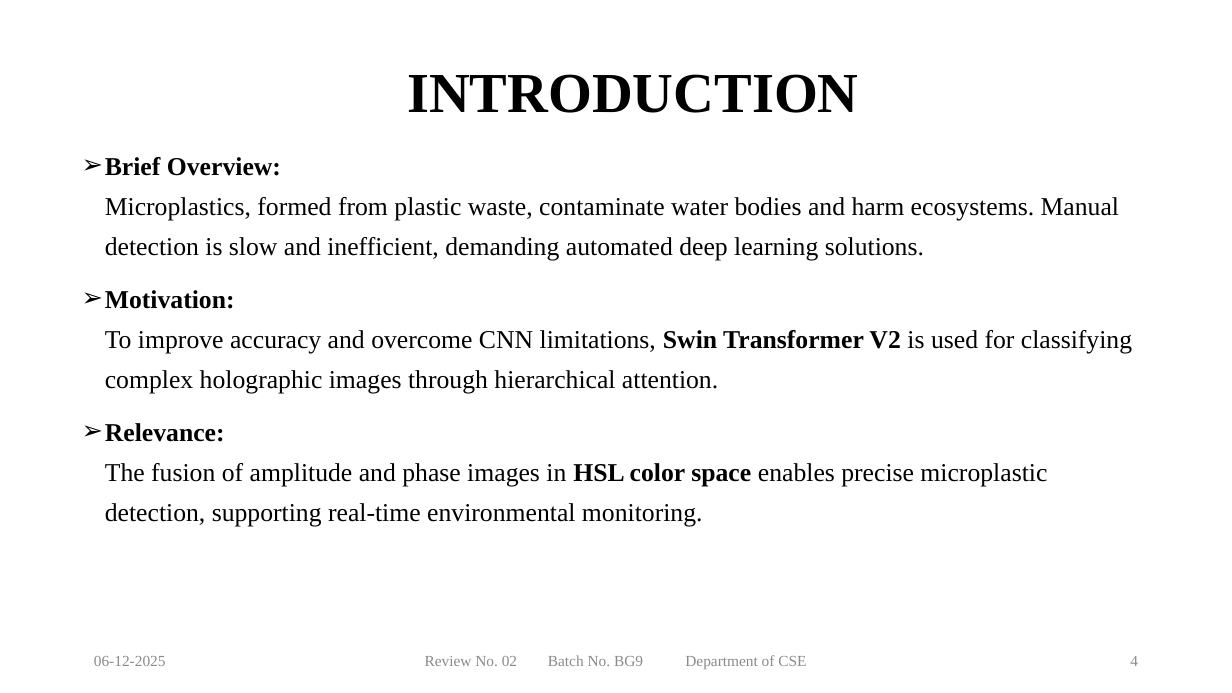
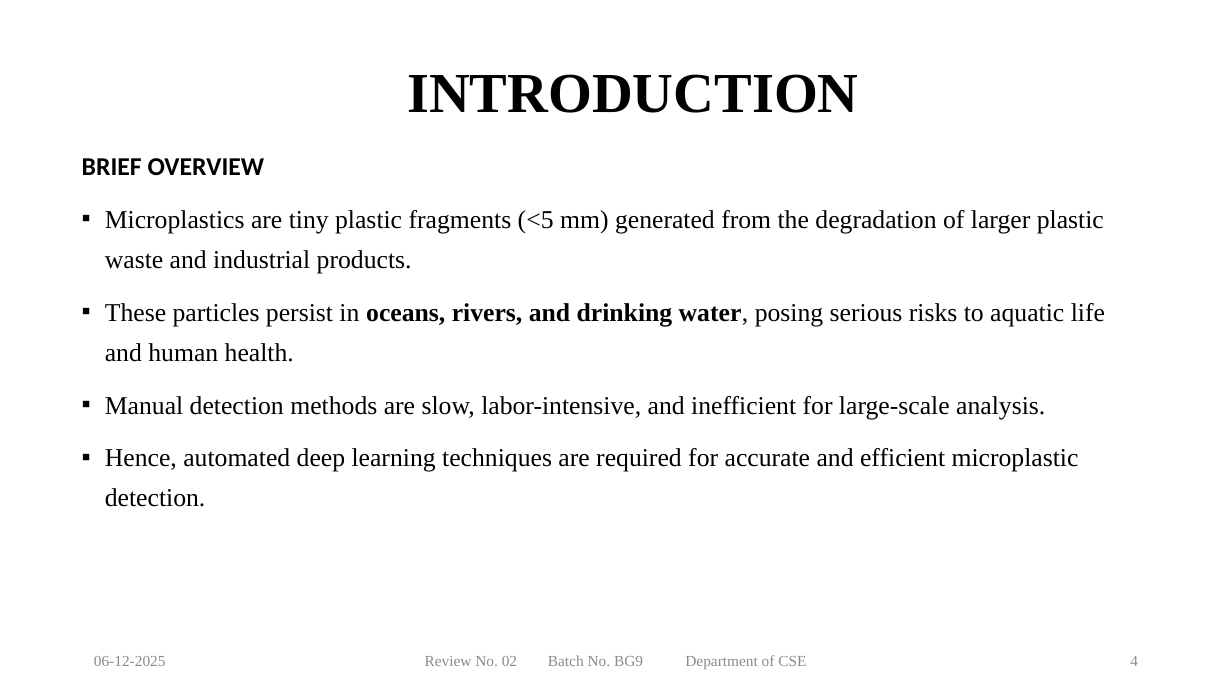
Before and after one commit to NEC-CSE-Projects-2022/BG9, a slide deck: slide 4 of Documents/BG9_PPT.pptx. Drawn at 1232x693 pixels with LibreOffice and Linux fonts; fonts in the diff are those of the drawing; background and template pictures are left out. Boxes give left, top, right and bottom in pixels: in the first picture for what was removed or moved away, otherwise in the second. Text is boxed around its words. In the diff, an @@ line names an element or a change of style, - is before the commit and + after.

```diff
--- a/Documents/BG9_PPT.pptx
+++ b/Documents/BG9_PPT.pptx
@@ text at [82,158,1105,507]: text changed @@
-➢ Brief Overview:
-  Microplastics, formed from plastic waste, contaminate water bodies and harm ecosystems. Manual detection is slow and inefficient, demanding automated deep learning solutions.
-➢ Motivation:
-  To improve accuracy and overcome CNN limitations, Swin Transformer V2 is used for classifying complex holographic images through hierarchical attention.
-➢ Relevance:
-  The fusion of amplitude and phase images in HSL color space enables precise microplastic detection, supporting real-time environmental monitoring.
+BRIEF OVERVIEW
+▪ Microplastics are tiny plastic fragments (<5 mm) generated from the degradation of larger plastic waste and industrial products.
+▪ These particles persist in oceans, rivers, and drinking water, posing serious risks to aquatic life and human health.
+▪ Manual detection methods are slow, labor-intensive, and inefficient for large-scale analysis.
+▪ Hence, automated deep learning techniques are required for accurate and efficient microplastic detection.
```
Also in this commit, not shown: 6 other slides changed, 8 slides added, 1 other file.
